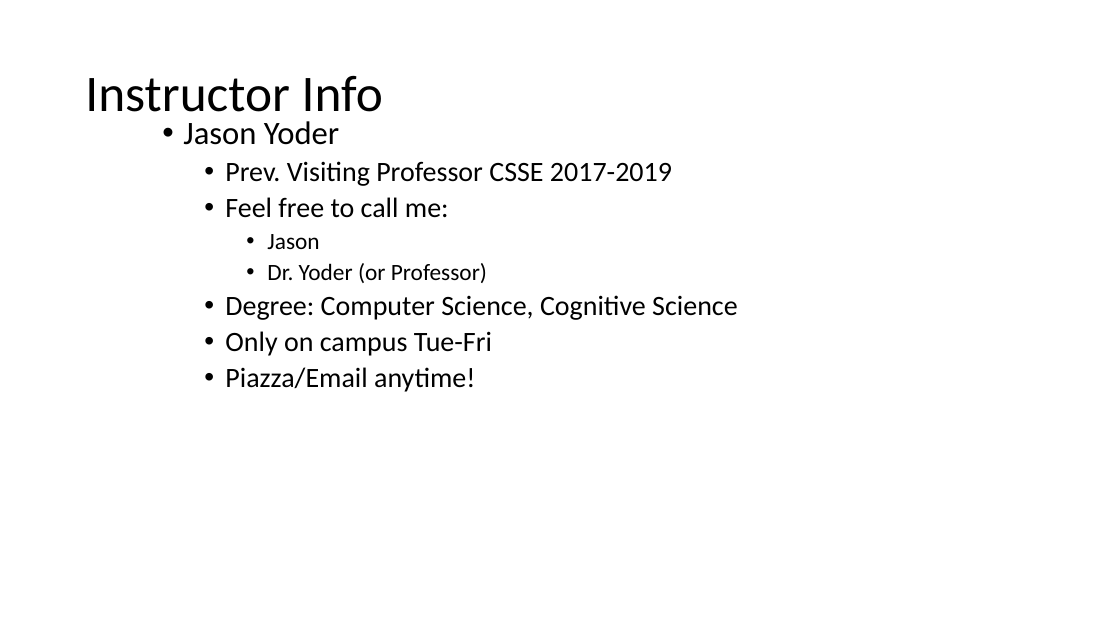
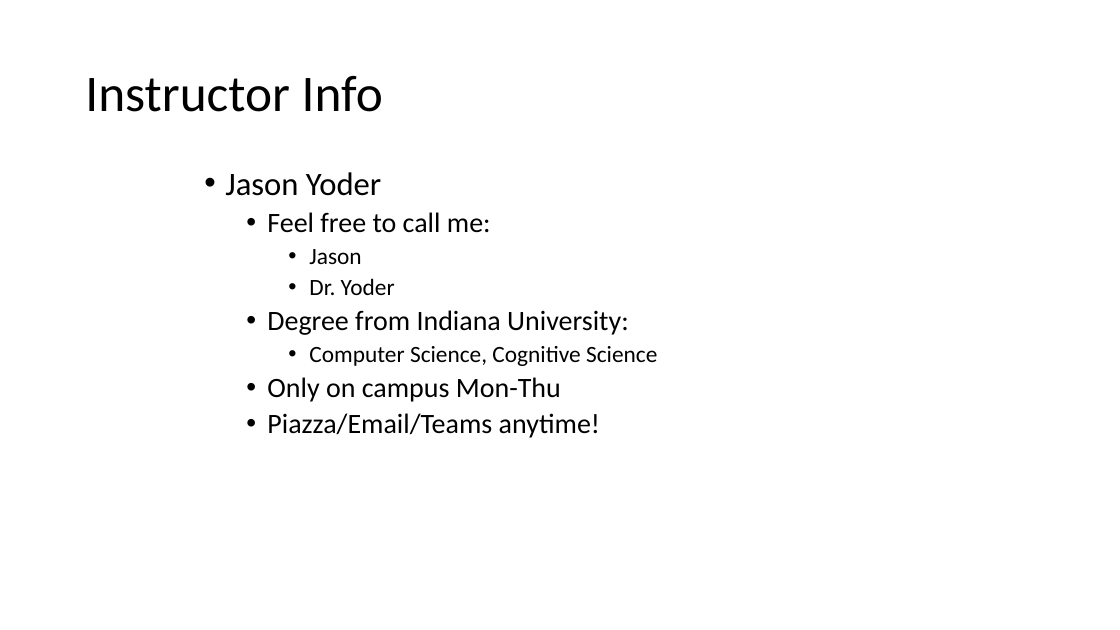
Before and after one commit to RHIT-CSSE/csse220, a slide deck: slide 5 of ClassMaterials/JavaIntro/Slides/InstructorIntro.pptx. Drawn at 1120x630 pixels with LibreOffice and Linux fonts; fonts in the diff are those of the drawing. Boxes give left, top, right and bottom in pixels: in the first picture for what was removed or moved away, otherwise in the second. Text is boxed around its words. In the diff, an @@ line names an element or a change of style, - is before the commit and + after.

```diff
--- a/ClassMaterials/JavaIntro/Slides/InstructorIntro.pptx
+++ b/ClassMaterials/JavaIntro/Slides/InstructorIntro.pptx
@@ text "Jason Yoder": place and size @@
-text "Jason Yoder" at [183, 121, 737, 392]
+text "Jason Yoder" at [225, 172, 657, 438]
@@ text at [225, 161, 672, 186]: paragraph removed @@
-  • Prev. Visiting Professor CSSE 2017-2019
@@ text at [267, 278, 657, 438]: text changed @@
-    • Dr. Yoder (or Professor)
-  • Degree: Computer Science, Cognitive Science
-  • Only on campus Tue-Fri
-  • Piazza/Email anytime!
+    • Dr. Yoder
+  • Degree from Indiana University:
+    • Computer Science, Cognitive Science
+  • Only on campus Mon-Thu
+  • Piazza/Email/Teams anytime!
```
Also in this commit, not shown: 6 other slides changed, 45 other files.
